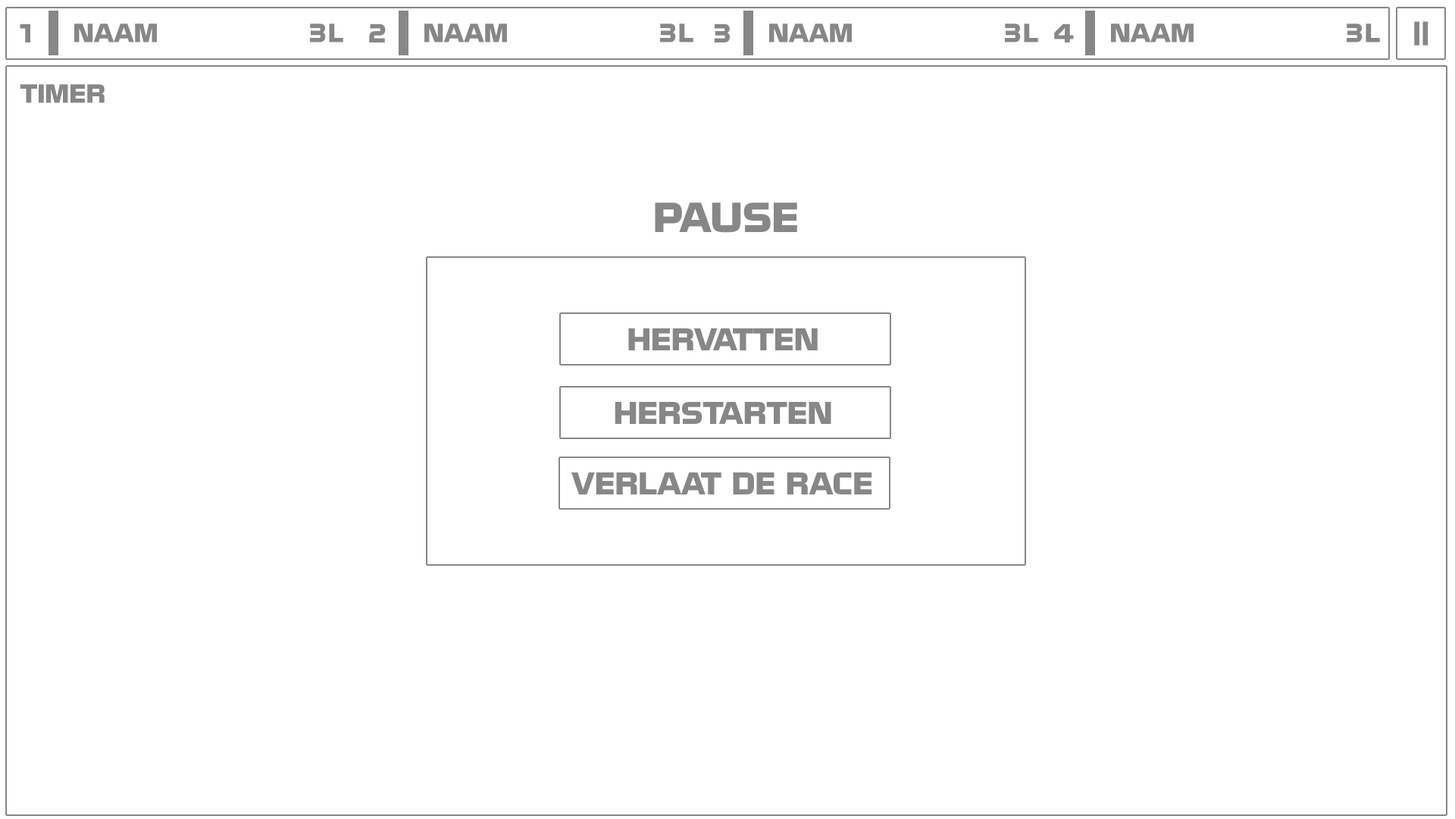
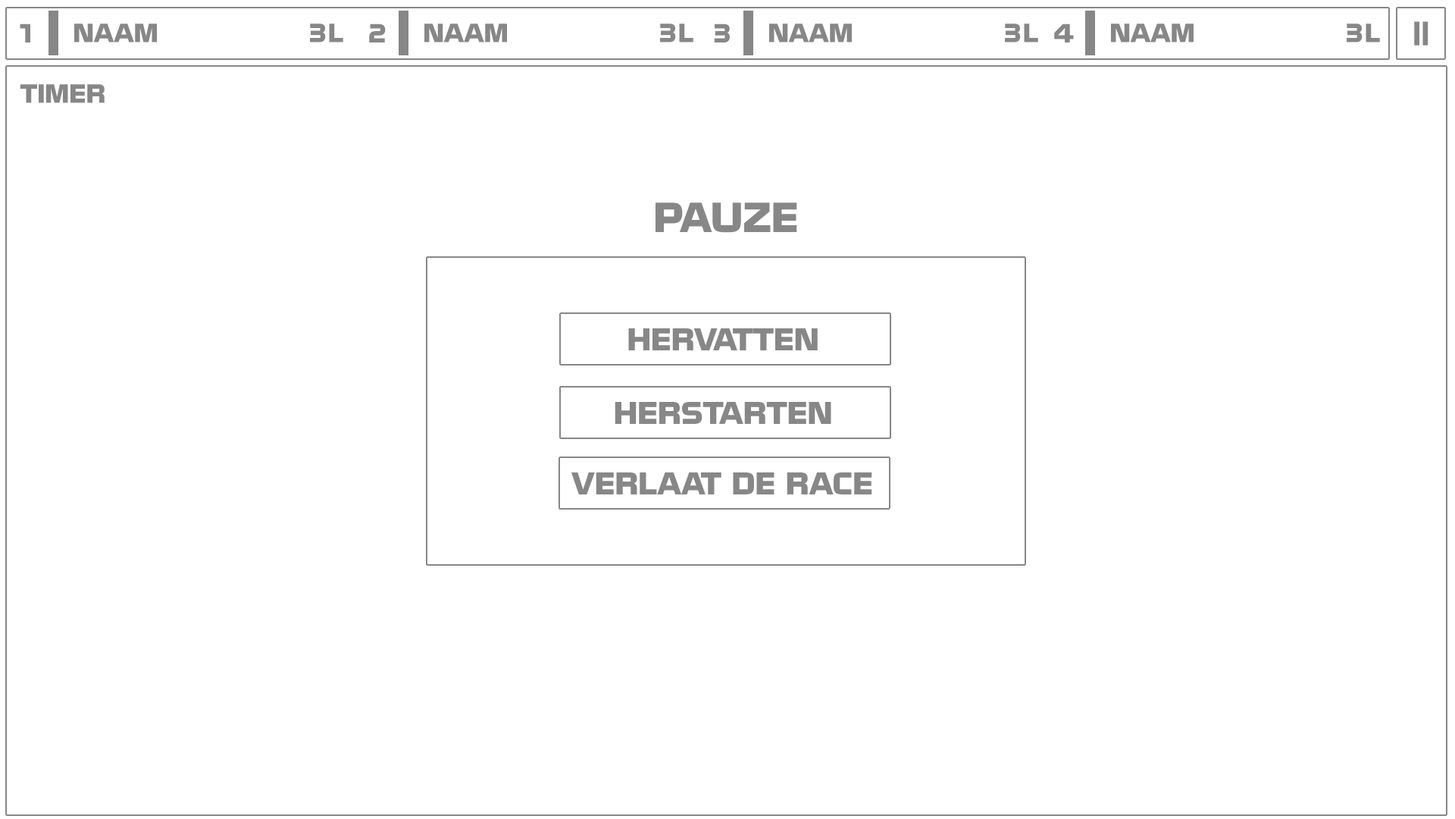
Before/after of a 1455x819 layered artwork. What changed in the layer stack:
renamed "PAUSE" to "PAUZE", painted on it over [left=654, top=202, right=798, bottom=233]
